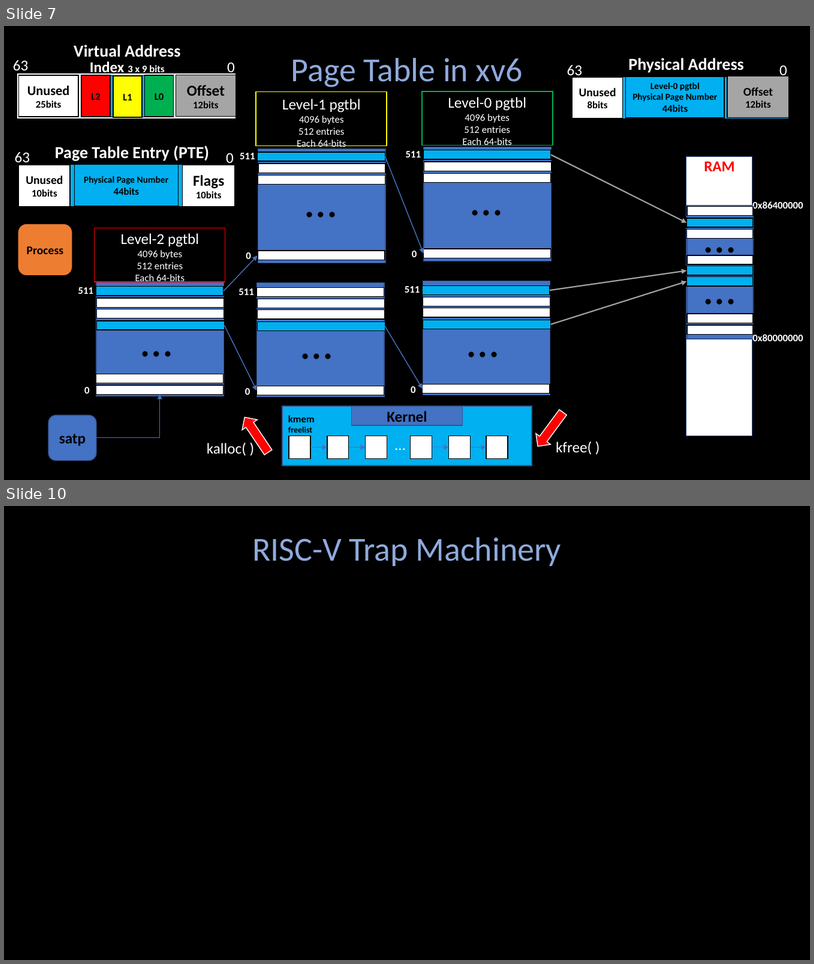
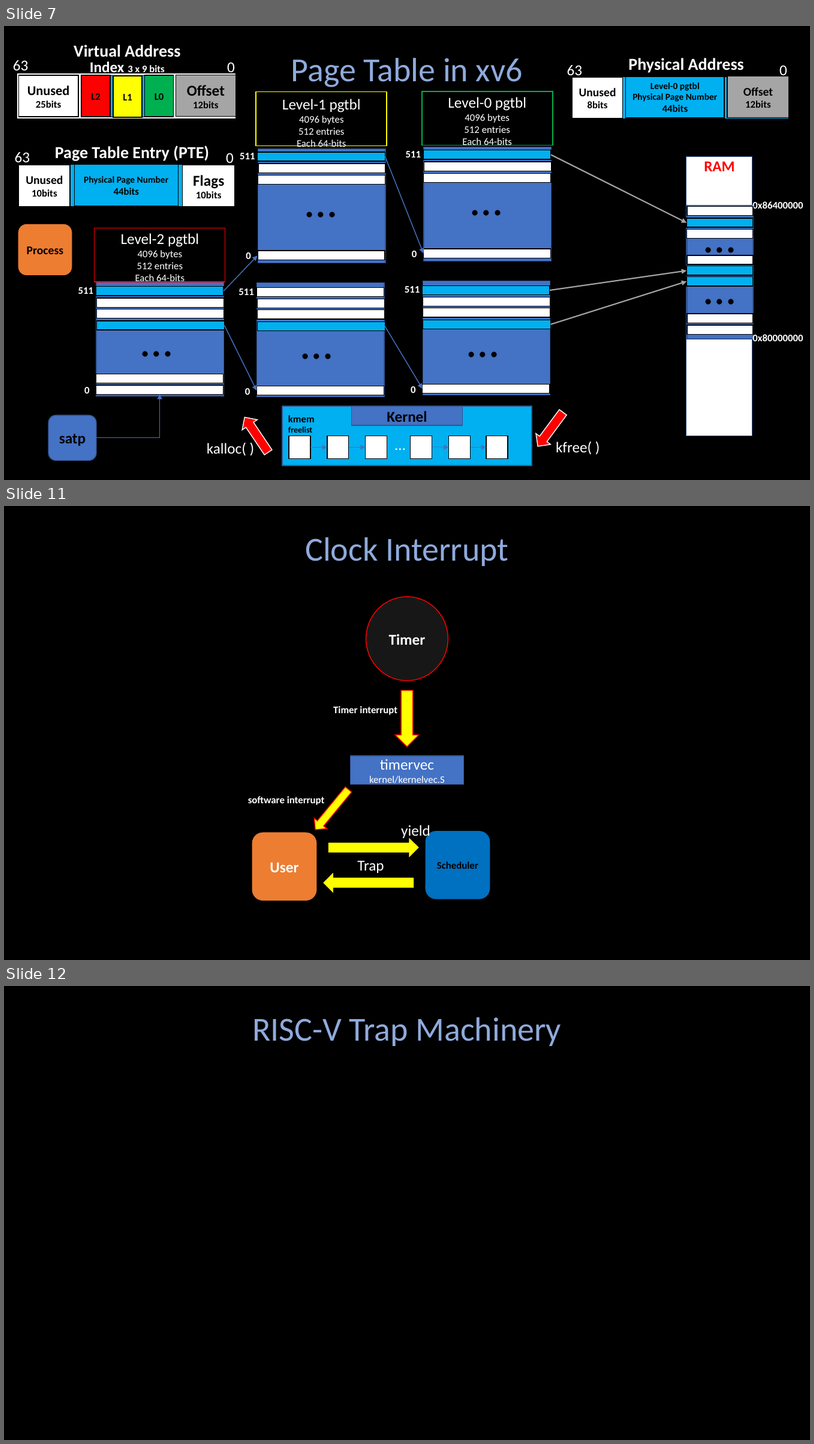
Before and after one commit to Angold-4/os, a slide deck: docs/figures/os1.pptx. Shown one above the other, each under a label of ours: slides 7 and 10 before the commit, slides 7, 11 and 12 after it; the slides between them are not shown. The pictures are 814x964 and 814x1444 pixels, drawn with LibreOffice and Linux fonts; fonts in the diff are those of the drawing. Boxes give left, top, right and bottom in pixels: in the first picture for what was removed or moved away, otherwise in the second. Text is boxed around its words. In the diff, an @@ line names an element or a change of style, - is before the commit and + after.

Commit message:
finish 4Interrupts

```diff
--- a/docs/figures/os1.pptx
+++ b/docs/figures/os1.pptx
@@ slide 11 added at [4, 506, 810, 960], background #000000 @@
@@ text added at [305, 537, 509, 566], 40 pt, text #8FAADC @@
+Clock Interrupt
@@ ellipse added at [366, 597, 449, 681], fill #181717, outline #FF0000 1 pt, 18 pt, text #FFFFFF, bold @@
+Timer
@@ down arrow added at [395, 691, 419, 747], fill #FFFF00, outline #FF0000 1 pt @@
@@ text added at [333, 706, 398, 715], 12 pt, text #FFFFFF, bold @@
+Timer interrupt
@@ rectangle added at [351, 756, 464, 784], fill #4472C4, outline #325491 1 pt, 12 pt, text #FFFFFF @@
+timervec
+kernel/kernelvec.S
@@ down arrow added at [309, 784, 355, 834], fill #FFFF00, outline #FF0000 1 pt @@
@@ text added at [248, 796, 325, 805], 12 pt, text #FFFFFF, bold @@
+software interrupt
@@ text added at [401, 825, 431, 840], 18 pt, text #FFFFFF @@
+yield
@@ rounded rectangle added at [252, 832, 317, 900], fill #ED7D31, 18 pt, text #FFFFFF, bold @@
+User
@@ right arrow added at [329, 838, 420, 857], fill #FFFF00 @@
@@ rounded rectangle added at [426, 831, 491, 899], fill #0070C0, 12 pt, text #000000, bold @@
+Scheduler
@@ text added at [357, 860, 384, 873], 18 pt, text #FFFFFF @@
+Trap
@@ left arrow added at [323, 873, 414, 892], fill #FFFF00 @@
@@ what was slide 10 is now slide 12 @@
```
Also in this commit, not shown: 1 slide changed, 3 other slides added, 2 slides removed, 9 other files.
